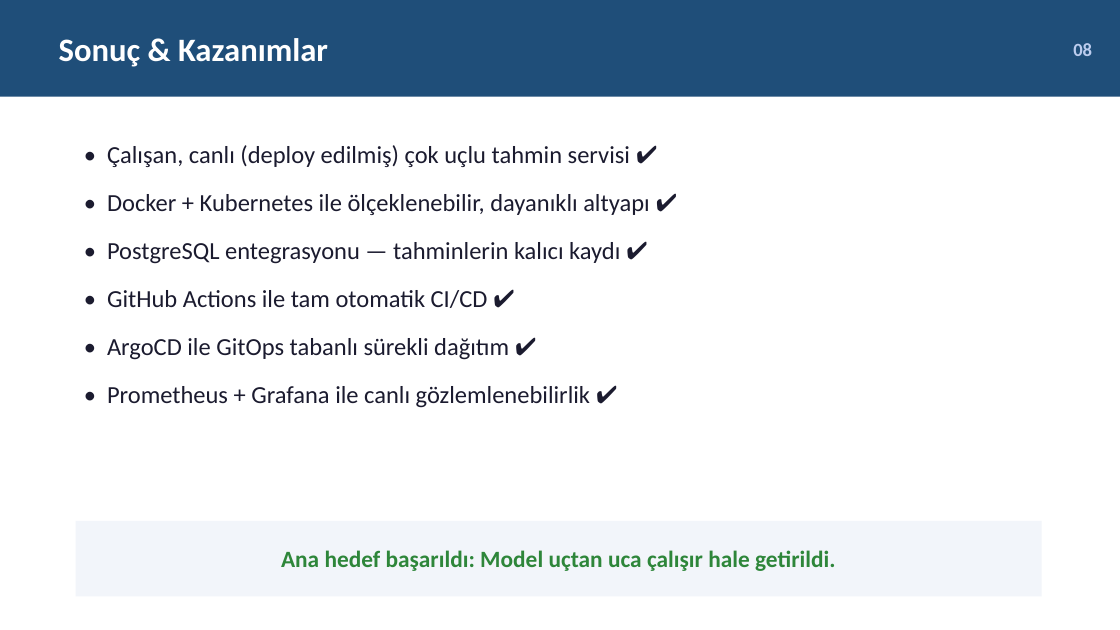
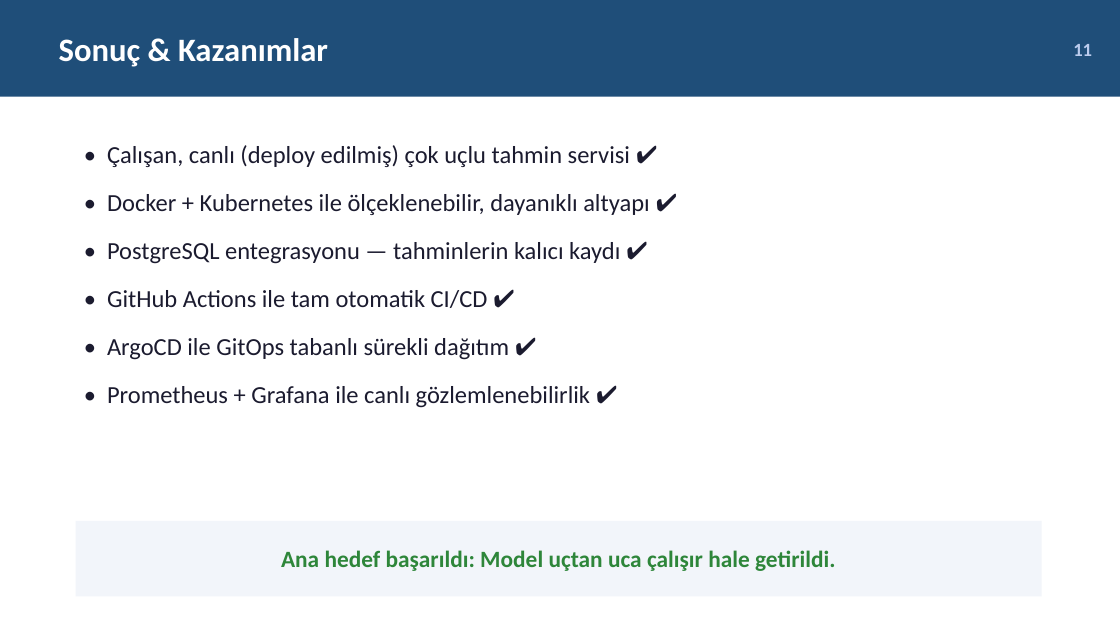
Before and after one commit to gurbuzonur85/mlops-platform, a slide deck: slide 12 of MLOps_Proje_Sunumu.pptx (slide 9 before the commit). Drawn at 1120x630 pixels with LibreOffice and Linux fonts; fonts in the diff are those of the drawing. Boxes give left, top, right and bottom in pixels: in the first picture for what was removed or moved away, otherwise in the second. Text is boxed around its words. In the diff, an @@ line names an element or a change of style, - is before the commit and + after.

```diff
--- a/MLOps_Proje_Sunumu.pptx
+++ b/MLOps_Proje_Sunumu.pptx
@@ text at [1073,44,1092,56]: text changed @@
-08
+11
```
Also in this commit, not shown: 3 other slides changed, 1 other file.
